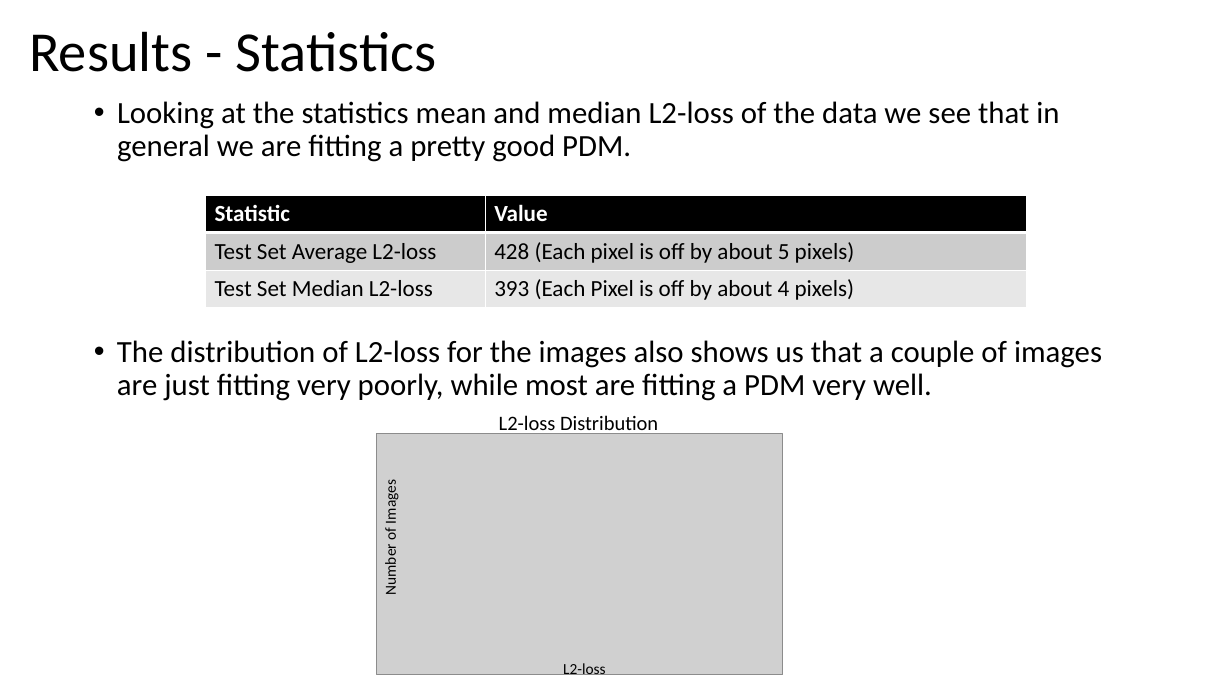
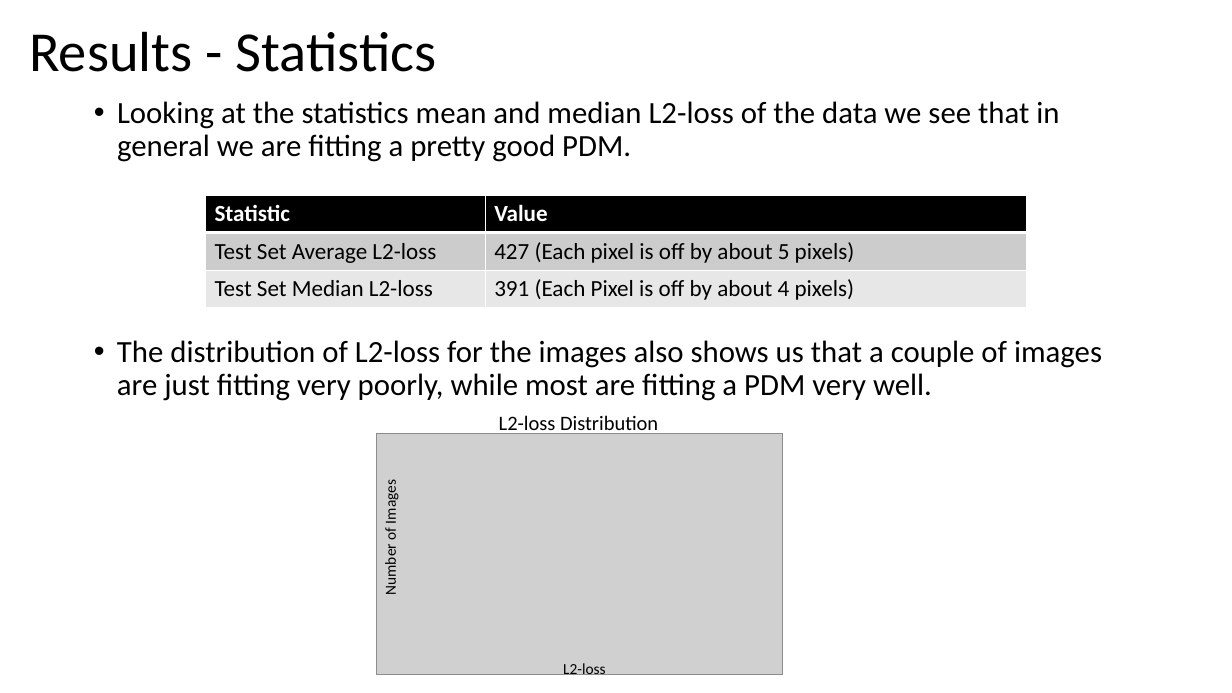
Before and after one commit to SamuelDGeorge/Comp_775_Final_Project, a slide deck: slide 17 of Presentation/Comp_775_Final_Presentation_SDGeorge.pptx. Drawn at 1232x693 pixels with LibreOffice and Linux fonts; fonts in the diff are those of the drawing; grey boxes stand for pictures. Boxes give left, top, right and bottom in pixels: in the first picture for what was removed or moved away, otherwise in the second. Text is boxed around its words. In the diff, an @@ line names an element or a change of style, - is before the commit and + after.

```diff
--- a/Presentation/Comp_775_Final_Presentation_SDGeorge.pptx
+++ b/Presentation/Comp_775_Final_Presentation_SDGeorge.pptx
@@ table at box(205, 195, 1027, 308) @@
-row 2, column 2: 428 (Each pixel is off by about 5 pixels)
+row 2, column 2: 427 (Each pixel is off by about 5 pixels)
-row 3, column 2: 393 (Each Pixel is off by about 4 pixels)
+row 3, column 2: 391 (Each Pixel is off by about 4 pixels)
```
Also in this commit, not shown: 1 slide added, 1 slide removed, 1 other file.
